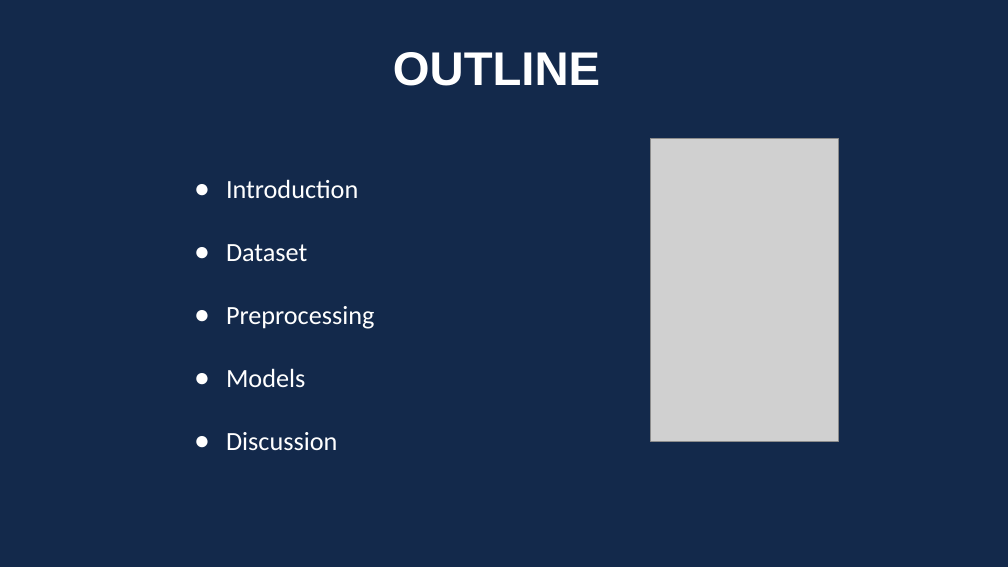
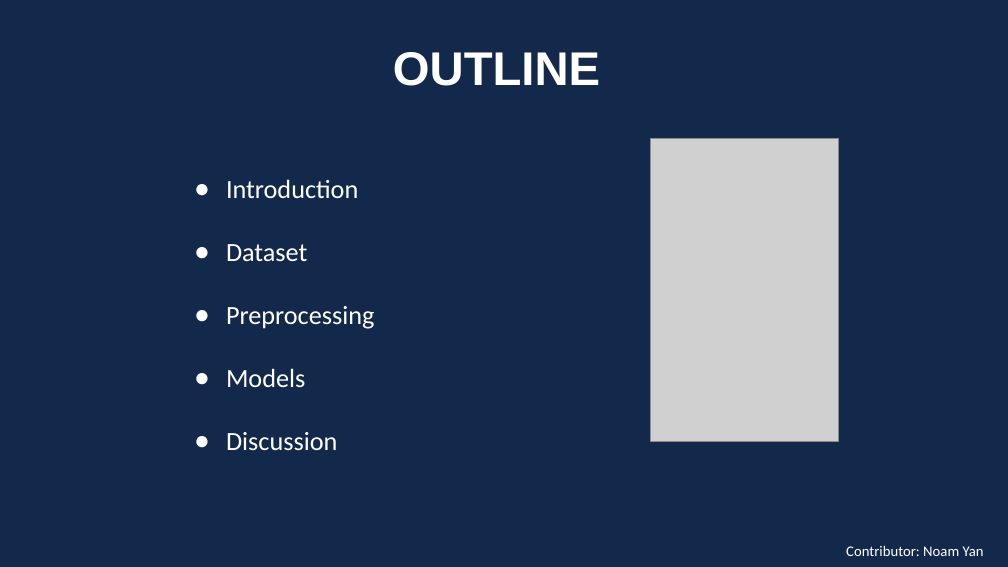
Before and after one commit to Noam-91/Energy-Prices-Prediction, a slide deck: slide 2 of Documents/Energy Price Prediction.pptx. Drawn at 1008x567 pixels with LibreOffice and Linux fonts; fonts in the diff are those of the drawing; grey boxes stand for pictures; background and template pictures are left out; a plain dark background stands for a picture behind light text. Boxes give left, top, right and bottom in pixels: in the first picture for what was removed or moved away, otherwise in the second. Text is boxed around its words. In the diff, an @@ line names an element or a change of style, - is before the commit and + after.

```diff
--- a/Documents/Energy Price Prediction.pptx
+++ b/Documents/Energy Price Prediction.pptx
@@ text added at bbox=[846, 545, 984, 556], 14 pt, text #FFFFFF @@
+Contributor: Noam Yan
```
Also in this commit, not shown: 18 other slides changed.
